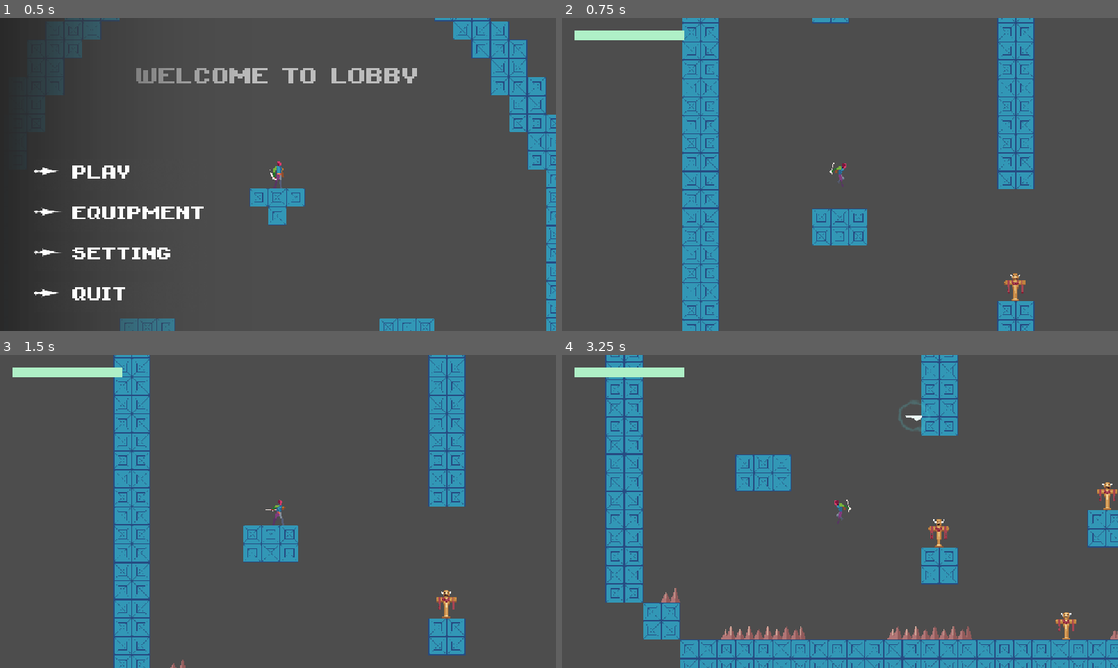
Above: before the commit, frames 1-4 (two rows, left to right).
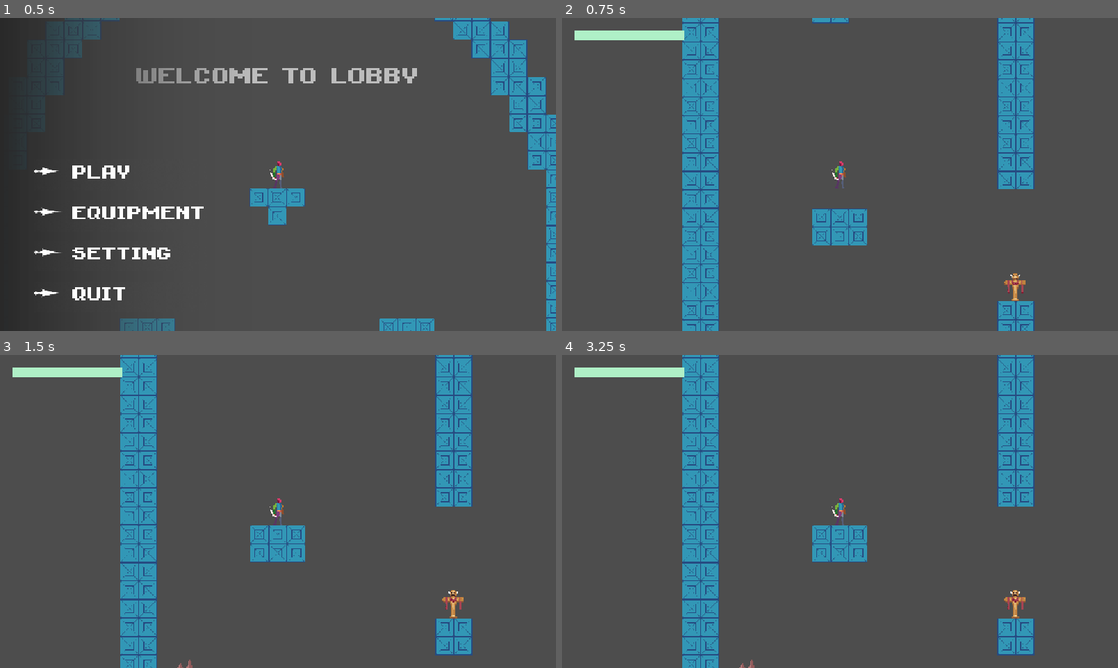
Above: after the commit, the same moments.

Repository: jbradlim08/MindBlade
Game: Godot game, scene res://scene/game/main_menu.tscn
Two runs of this game, one before a commit and one after it. Both use one fixed random seed, a clock stepped at 60 frames per second and the inputs below.
Inputs (mouse positions are in pixels of both pictures, inside the frame that each line leads up to):
- Up to frame 1 (0.5 s): no input
- Up to frame 2 (0.75 s): click (684, 174) at 0.5 s
- Up to frame 3 (1.5 s): tap Enter at 1.25 s; move the mouse to (400, 495) at 1.27 s; hold D (right) from 1.28 s (still down); click (400, 495) at 1.35 s
- Up to frame 4 (3.25 s): tap Space (jump) at 1.52, 2.27 s; move the mouse to (728, 527) at 2.02 s; tap Middle mouse button (middle-mouse) at 2.1 s; move the mouse to (895, 442) at 2.77 s; release D (right) at 2.78 s; hold A (left) from 2.78 s (still down); right-click (895, 442) at 2.85 s

Frame 1 is identical in both runs. In frame 2, 0.1% of the frame differs, in the area x 48-52%, y 45-55%; in frame 3, 7.4%; in frame 4, 29%, in the area x 7-100%, y 0-100%.

Commit message:
Fix the bug where player can still idle and run after getting hit by remove the is_attacking condition from handle_input() function. Improve constant number with DataManager

Diff:
--- a/character/base_player.gd
+++ b/character/base_player.gd
@@ -147,7 +147,7 @@
 		hitbox.position.x = -28
 
 func handle_input() -> void:
-	if GameManager.can_get_input == false and is_attacking:
+	if GameManager.can_get_input == false:
 		return
 	get_dir_input()
 	check_movement()
@@ -220,19 +220,16 @@
 	velocity.y = jump_velocity * 0.9
 	anim.play("jump_attack")
 
-
 func throw() -> void:
 	# spawn crosshair
 	SignalManager.on_throw_blade.emit(get_global_mouse_position(), has_orbitting_blade())
 
 func hurt() -> void:
-	set_physics_process(false)
-	set_physics_process(true)
 	GameManager.can_get_input = false
 
-	var dir: float = sign(global_position.x - enemy_pos.x)
+	dir = sign(global_position.x - enemy_pos.x)
 	velocity.x = dir * 200.0
-	velocity.y = -150.0
+	velocity.y = -100.0
 
 	anim.play("hurt")
 	await anim.animation_finished
@@ -252,7 +249,7 @@
 	return false
 
 func final_dmg() -> int:
-	var crit_chance = 1
+	var crit_chance = DataManager.player_crit_chance
 	if randf() < crit_chance:
 		# freeze the game a bit
 		SignalManager.on_player_crit.emit()
--- a/character/vier/vier.tscn
+++ b/character/vier/vier.tscn
@@ -166,7 +166,7 @@
 "times": PackedFloat32Array(0, 0.25, 0.3),
 "transitions": PackedFloat32Array(1, 1, 1),
 "update": 0,
-"values": [Color(0.991034, 0.34391, 0.327498, 1), Color(0.986555, 0.251325, 0.25828, 1), Color(1, 1, 1, 1)]
+"values": [Color(0.986555, 0.251325, 0.25828, 1), Color(0.986555, 0.251325, 0.25828, 1), Color(1, 1, 1, 1)]
 }
 tracks/1/type = "value"
 tracks/1/imported = false
--- a/global/data_manager.gd
+++ b/global/data_manager.gd
@@ -1,4 +1,10 @@
 extends Node
+
+#region Scene
+var freeze_timer: float = 0.2
+
+func get_freeze_timer() -> float: return freeze_timer
+#endregion
 
 #region Player
 var cur_player_hp: int = 100
@@ -12,6 +18,7 @@
 
 var player_dmg: int = 10
 var player_crit_multiplier: int = 3
+var player_crit_chance: float = 0.2
 
 func get_player_dmg() -> int: return player_dmg
 func get_player_crit_multiplier() -> int: return player_crit_multiplier
--- a/script/all_scene.gd
+++ b/script/all_scene.gd
@@ -13,5 +13,8 @@
 func freeze_game() -> void:
 	print('game freeze')
 	Engine.time_scale = 0.0
-	await get_tree().create_timer(0.15, true, false, true).timeout
+	await get_tree().create_timer(DataManager.get_freeze_timer(),
+								true,
+								false,
+								true).timeout
 	Engine.time_scale = 1.0
